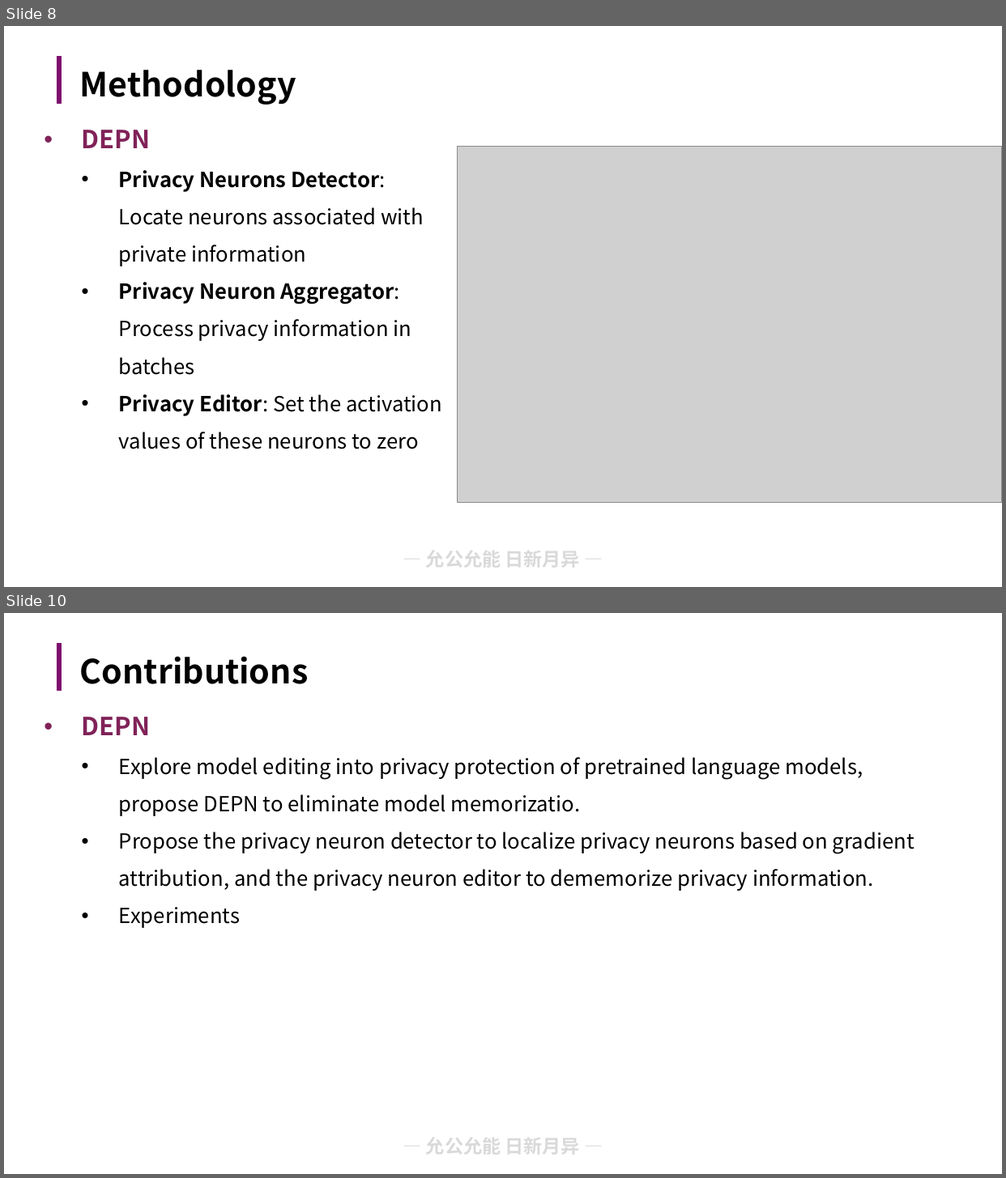
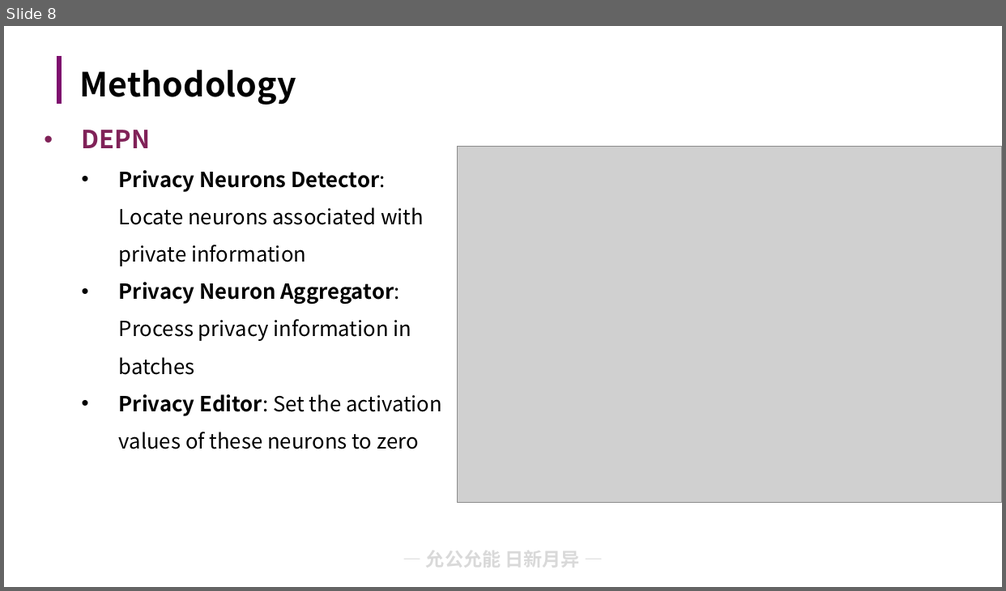
Before and after one commit to lxmliu2002/Data_Security, a slide deck: lab7/report/slides.pptx. Shown one above the other, each under a label of ours: slides 8 and 10 before the commit, slide 8 after it; the slides between them are not shown. The pictures are 1006x1178 and 1006x591 pixels, drawn with LibreOffice and Linux fonts; fonts in the diff are those of the drawing; grey boxes stand for pictures; background and template pictures are left out. Boxes give left, top, right and bottom in pixels: in the first picture for what was removed or moved away, otherwise in the second. Text is boxed around its words. In the diff, an @@ line names an element or a change of style, - is before the commit and + after.

```diff
--- a/lab7/report/slides.pptx
+++ b/lab7/report/slides.pptx
@@ slide 10 removed at bbox=[4, 613, 1002, 1174], background #FFFFFF; not listed: 2 template elements that a slide beside it also shows @@
@@ title removed at bbox=[80, 656, 308, 684] @@
-Contributions
@@ text removed at bbox=[82, 717, 914, 928] @@
-• DEPN
-  • Explore model editing into privacy protection of pretrained language models, propose DEPN to eliminate model memorizatio.
-  • Propose the privacy neuron detector to localize privacy neurons based on gradient attribution, and the privacy neuron editor to dememorize privacy information.
-  • Experiments
```
Also in this commit, not shown: 2 slides changed, 8 slides added, 1 other slide removed.
